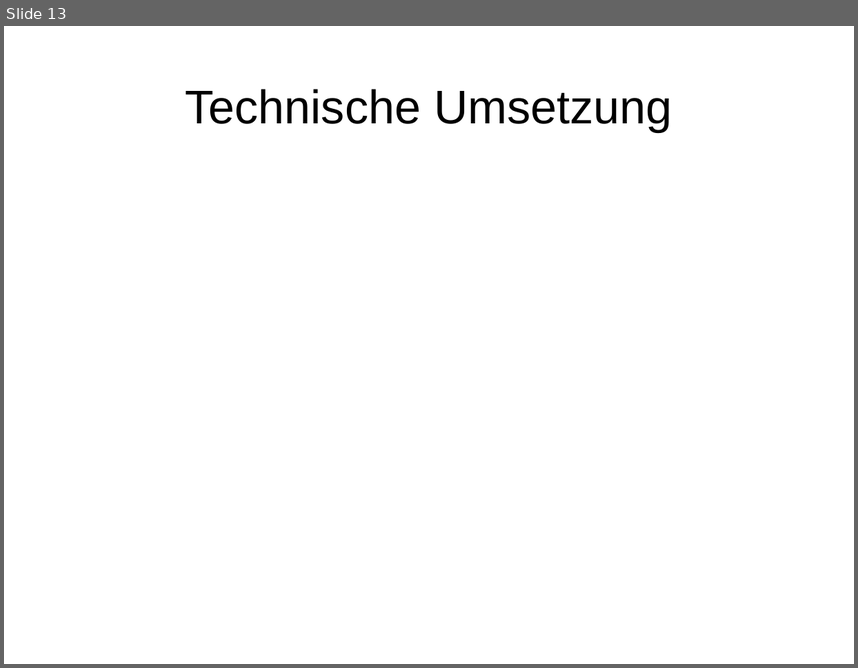
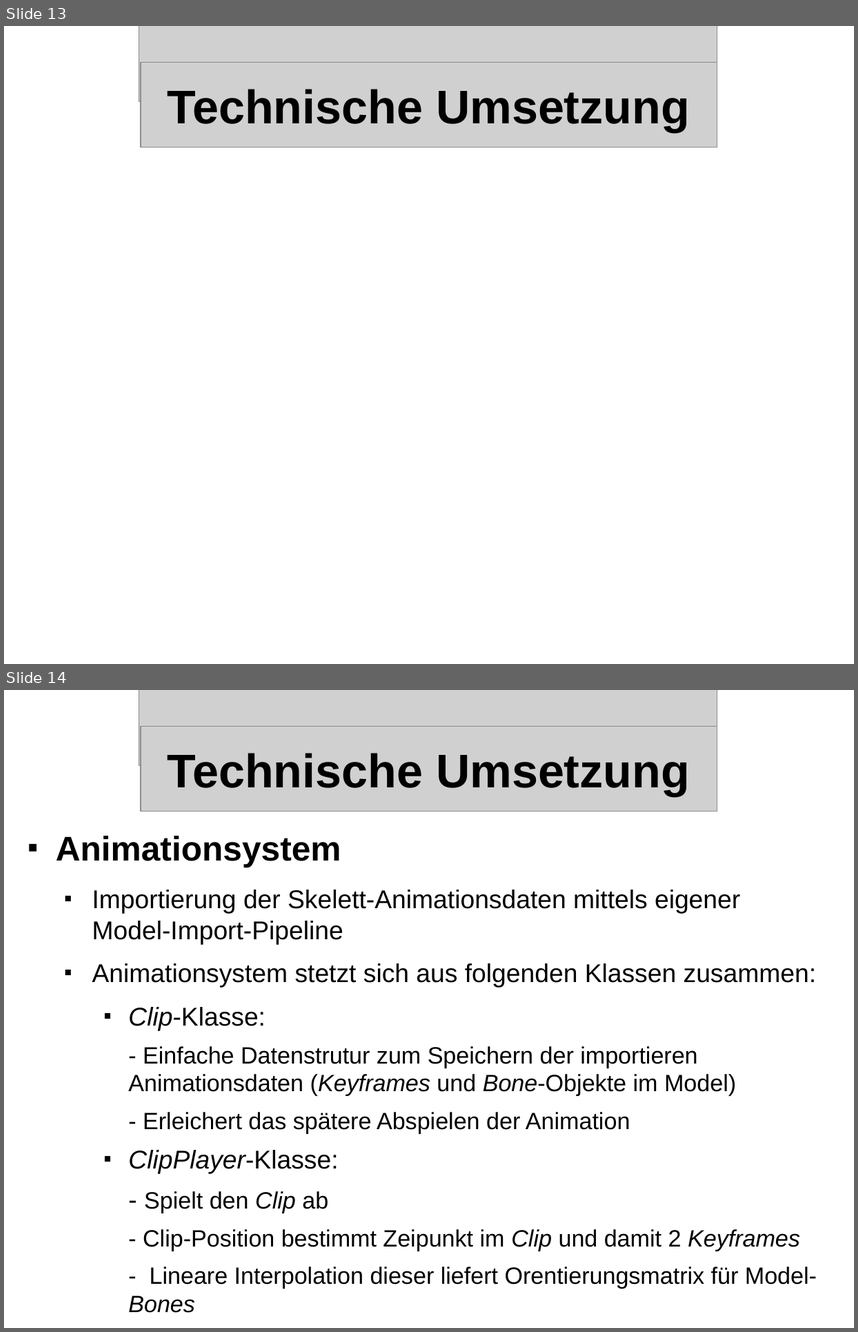
Before and after one commit to streber91/3D-Game-Project, a slide deck: Documents/Präsentationen/Underlord Abschlusspräsentation.odp. Shown one above the other, each under a label of ours: slide 13 before the commit, slides 13 and 14 after it. The pictures are 858x668 and 858x1332 pixels, drawn with LibreOffice and Linux fonts; fonts in the diff are those of the drawing; grey boxes stand for pictures; background and template pictures are left out. Boxes give left, top, right and bottom in pixels: in the first picture for what was removed or moved away, otherwise in the second. Text is boxed around its words. In the diff, an @@ line names an element or a change of style, - is before the commit and + after.

```diff
--- a/Documents/Präsentationen/Underlord Abschlusspräsentation.odp
+++ b/Documents/Präsentationen/Underlord Abschlusspräsentation.odp
@@ slide 14 added at bbox=[4, 690, 854, 1328], background picture (left out) @@
@@ picture added at bbox=[139, 690, 717, 766] @@
@@ picture added at bbox=[141, 727, 717, 812] @@
@@ title added at bbox=[168, 753, 690, 796], 44 pt, text #000000, bold @@
+Technische Umsetzung
@@ text added at bbox=[56, 836, 817, 1312], 22 pt, text #000000 @@
+■ Animationsystem
+  ■ Importierung der Skelett-Animationsdaten mittels eigener
+    Model-Import-Pipeline
+  ■ Animationsystem stetzt sich aus folgenden Klassen zusammen:
+    ■ Clip-Klasse:
+    - Einfache Datenstrutur zum Speichern der importieren Animationsdaten (Keyframes und Bone-Objekte im Model)
+    - Erleichert das spätere Abspielen der Animation
+    ■ ClipPlayer-Klasse:
+    - Spielt den Clip ab
+    - Clip-Position bestimmt Zeipunkt im Clip und damit 2 Keyframes
+    - Lineare Interpolation dieser liefert Orentierungsmatrix für Model-Bones
@@ slide 13 changed as well @@
@@ picture added at bbox=[139, 26, 717, 102] @@
@@ title "Technische Umsetzung" at bbox=[168, 89, 690, 132]: bold on @@
@@ picture added at bbox=[141, 63, 717, 148] @@
```
Also in this commit, not shown: 12 other slides changed, 6 other slides added, 5 slides removed.
